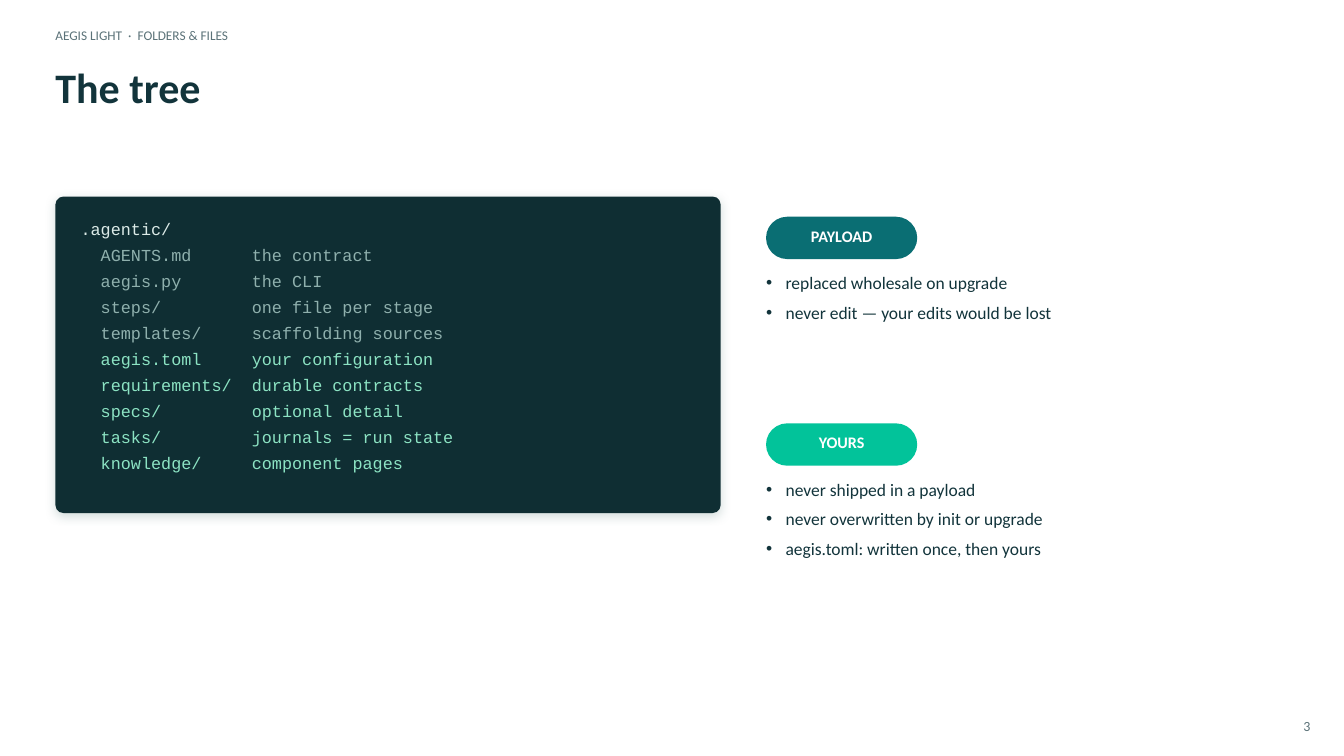
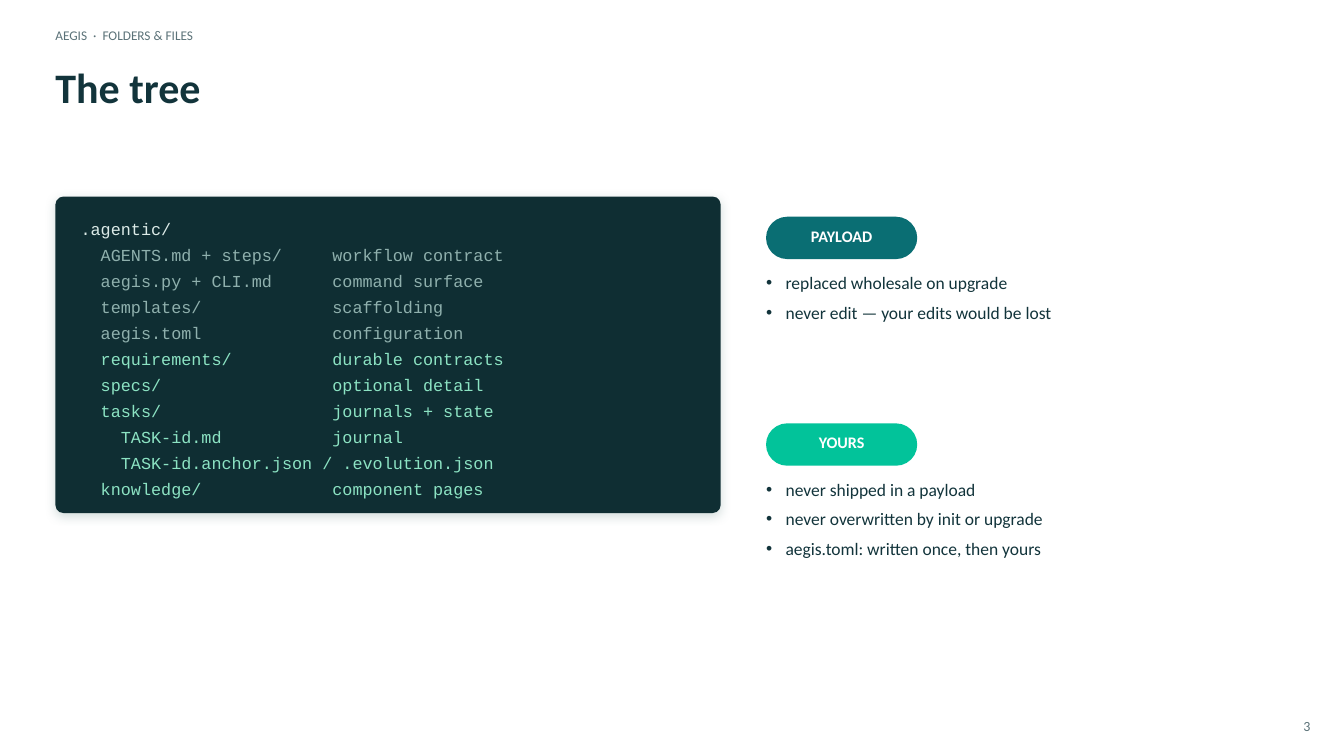
Before and after one commit to DDP-Engineering/Agentic_Engineering_Governance_Integrity_System, a slide deck: slide 3 of 06_SoftwareDocu/02_Folders_and_Files.pptx. Drawn at 1344x756 pixels with LibreOffice and Linux fonts; fonts in the diff are those of the drawing. Boxes give left, top, right and bottom in pixels: in the first picture for what was removed or moved away, otherwise in the second. Text is boxed around its words. In the diff, an @@ line names an element or a change of style, - is before the commit and + after.

Commit message:
AEGIS 0.5.0

```diff
--- a/06_SoftwareDocu/02_Folders_and_Files.pptx
+++ b/06_SoftwareDocu/02_Folders_and_Files.pptx
@@ text at [55,31,193,40]: text changed @@
-AEGIS LIGHT · FOLDERS & FILES
+AEGIS · FOLDERS & FILES
@@ text at [101,249,504,343]: text changed @@
-AGENTS.md the contract
-aegis.py the CLI
-steps/ one file per stage
-templates/ scaffolding sources
-aegis.toml your configuration
+AGENTS.md + steps/ workflow contract
+aegis.py + CLI.md command surface
+templates/ scaffolding
+aegis.toml configuration
@@ text at [101,405,493,473]: text changed @@
-tasks/ journals = run state
+tasks/ journals + state
+TASK-id.md journal
+TASK-id.anchor.json / .evolution.json
```
Also in this commit, not shown: 7 other slides changed, 48 other files.
